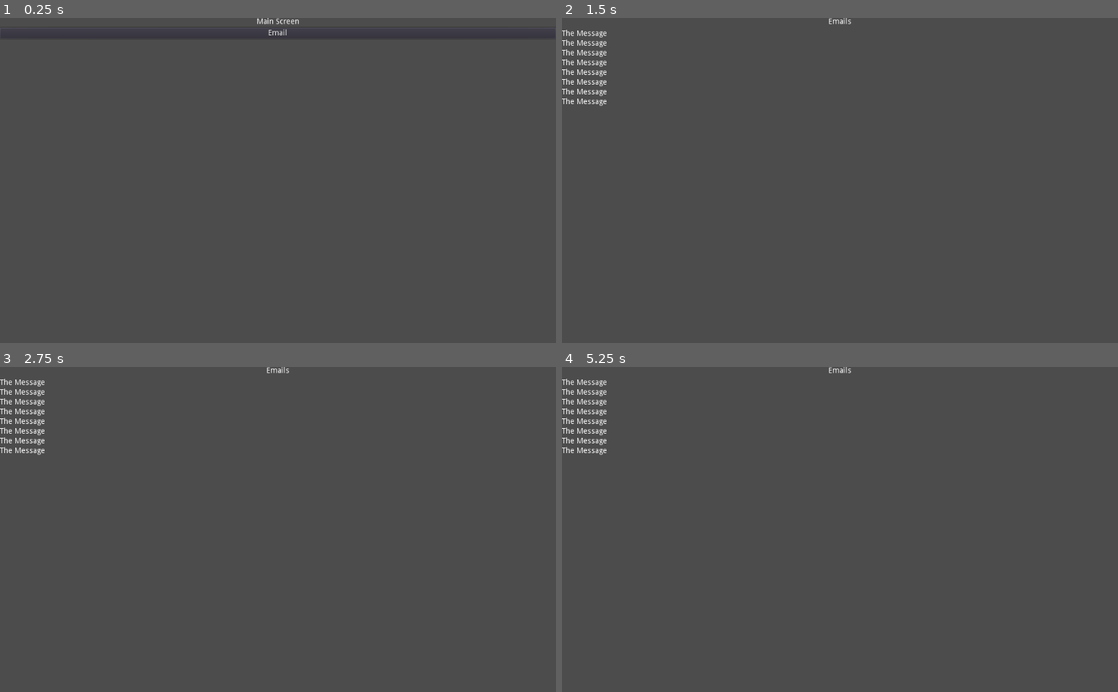
Above: before the commit, frames 1-4 (two rows, left to right).
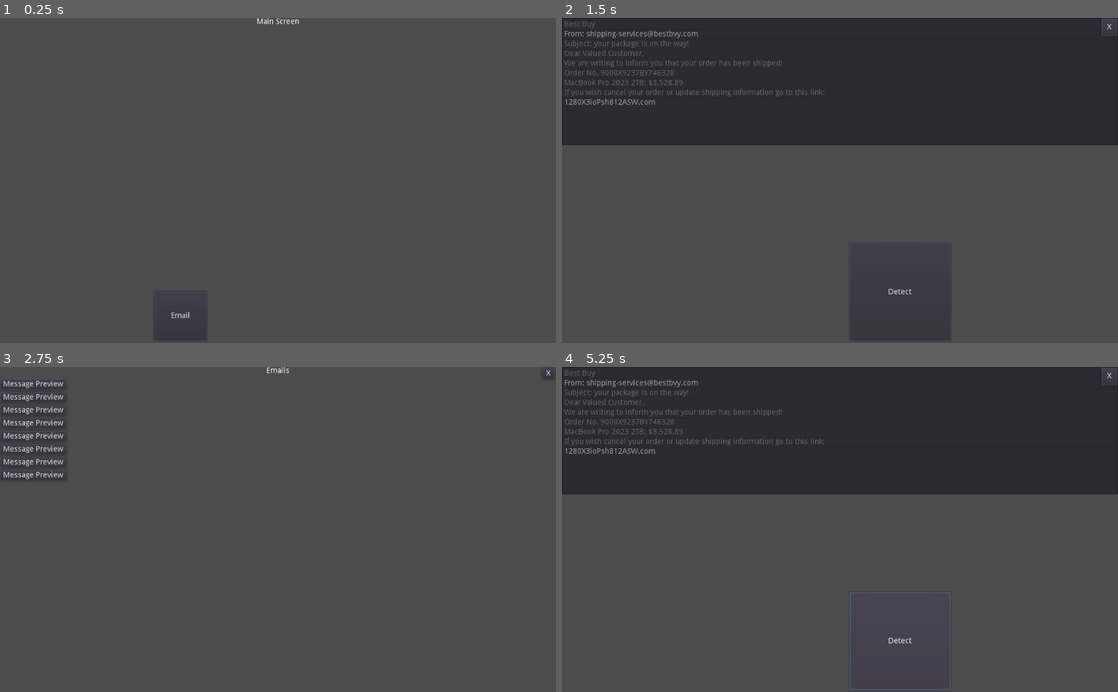
Above: after the commit, the same moments.

Repository: homorocethanj22/Spoofies
Game: Godot game, scene res://Main_UI.tscn
Same seed, same stepped clock (60 frames per second), same inputs: the game is played once before the commit and once after it.
Inputs (mouse positions are in pixels of both pictures, inside the frame that each line leads up to):
- Up to frame 1 (0.25 s): no input
- Up to frame 2 (1.5 s): click "Email" at 0.5 s; click (595, 34) at 1.25 s, where only the run after the commit has a clickable "Message Preview"
- Up to frame 3 (2.75 s): click (544, 376) at 2 s, where only the run after the commit has a clickable "X"
- Up to frame 4 (5.25 s): click (1112, 373) at 2.75 s, where only the run after the commit has a clickable "X"; click (739, 666) at 3.5 s, where only the run after the commit has a clickable "Email"; click (595, 383) at 4.25 s, where only the run after the commit has a clickable "Message Preview"; click (901, 640) at 5 s, where only the run after the commit has a clickable "Detect"

The runs differ from the first frame. In frame 1, less than 0.1% of the frame differs, in the area x 30-52%, y 3-93%; in frame 2, 38%; in frame 3, 1.3%; in frame 4, 38%, in the area x 0-100%, y 0-100%.

Commit message:
Add files via upload

Diff:
--- a/Main_UI.gd
+++ b/Main_UI.gd
@@ -2,4 +2,4 @@
 
 
 func _on_Button_pressed():
-	get_tree().change_scene("res://email.tscn")
+	get_tree().change_scene("res://email.tscn") # Open email app
--- a/Main_UI.tscn
+++ b/Main_UI.tscn
@@ -17,11 +17,12 @@
 text = "Main Screen"
 align = 1
 
-[node name="Button" type="Button" parent="Content"]
-margin_top = 18.0
-margin_right = 1024.0
-margin_bottom = 38.0
+[node name="Button" type="Button" parent="."]
+margin_left = 284.0
+margin_top = 505.0
+margin_right = 381.0
+margin_bottom = 596.0
 text = "Email"
 
-[connection signal="pressed" from="Content/Button" to="." method="_on_Button_pressed"]
-[connection signal="pressed" from="Content/Button" to="Content/Button" method="_on_Button_pressed"]
+[connection signal="pressed" from="Button" to="." method="_on_Button_pressed"]
+[connection signal="pressed" from="Button" to="Button" method="_on_Button_pressed"]
--- a/email.tscn
+++ b/email.tscn
@@ -1,10 +1,12 @@
-[gd_scene load_steps=2 format=2]
+[gd_scene load_steps=3 format=2]
 
 [ext_resource path="res://message.tscn" type="PackedScene" id=1]
+[ext_resource path="res://email_window.gd" type="Script" id=2]
 
-[node name="Control" type="Control"]
+[node name="Email_Window" type="Control"]
 anchor_right = 1.0
 anchor_bottom = 1.0
+script = ExtResource( 2 )
 
 [node name="Content" type="VBoxContainer" parent="."]
 anchor_right = 1.0
@@ -29,51 +31,61 @@
 size_flags_vertical = 3
 
 [node name="VBoxContainer" type="VBoxContainer" parent="Content/ScrollContainer"]
-margin_right = 83.0
+margin_right = 122.0
+margin_bottom = 188.0
+
+[node name="Control" parent="Content/ScrollContainer/VBoxContainer" instance=ExtResource( 1 )]
+anchor_bottom = 0.0
+margin_right = 122.0
+margin_bottom = 20.0
+
+[node name="Control2" parent="Content/ScrollContainer/VBoxContainer" instance=ExtResource( 1 )]
+anchor_bottom = 0.0
+margin_top = 24.0
+margin_right = 122.0
+margin_bottom = 44.0
+
+[node name="Control3" parent="Content/ScrollContainer/VBoxContainer" instance=ExtResource( 1 )]
+anchor_bottom = 0.0
+margin_top = 48.0
+margin_right = 122.0
+margin_bottom = 68.0
+
+[node name="Control4" parent="Content/ScrollContainer/VBoxContainer" instance=ExtResource( 1 )]
+anchor_bottom = 0.0
+margin_top = 72.0
+margin_right = 122.0
+margin_bottom = 92.0
+
+[node name="Control5" parent="Content/ScrollContainer/VBoxContainer" instance=ExtResource( 1 )]
+anchor_bottom = 0.0
+margin_top = 96.0
+margin_right = 122.0
+margin_bottom = 116.0
+
+[node name="Control6" parent="Content/ScrollContainer/VBoxContainer" instance=ExtResource( 1 )]
+anchor_bottom = 0.0
+margin_top = 120.0
+margin_right = 122.0
 margin_bottom = 140.0
 
-[node name="Control" parent="Content/ScrollContainer/VBoxContainer" instance=ExtResource( 1 )]
-anchor_right = 0.0
-margin_right = 83.0
-
-[node name="Control2" parent="Content/ScrollContainer/VBoxContainer" instance=ExtResource( 1 )]
-anchor_right = 0.0
-margin_top = 18.0
-margin_right = 83.0
-margin_bottom = 32.0
-
-[node name="Control3" parent="Content/ScrollContainer/VBoxContainer" instance=ExtResource( 1 )]
-anchor_right = 0.0
-margin_top = 36.0
-margin_right = 83.0
-margin_bottom = 50.0
-
-[node name="Control4" parent="Content/ScrollContainer/VBoxContainer" instance=ExtResource( 1 )]
-anchor_right = 0.0
-margin_top = 54.0
-margin_right = 83.0
-margin_bottom = 68.0
-
-[node name="Control5" parent="Content/ScrollContainer/VBoxContainer" instance=ExtResource( 1 )]
-anchor_right = 0.0
-margin_top = 72.0
-margin_right = 83.0
-margin_bottom = 86.0
-
-[node name="Control6" parent="Content/ScrollContainer/VBoxContainer" instance=ExtResource( 1 )]
-anchor_right = 0.0
-margin_top = 90.0
-margin_right = 83.0
-margin_bottom = 104.0
-
 [node name="Control7" parent="Content/ScrollContainer/VBoxContainer" instance=ExtResource( 1 )]
-anchor_right = 0.0
-margin_top = 108.0
-margin_right = 83.0
-margin_bottom = 122.0
+anchor_bottom = 0.0
+margin_top = 144.0
+margin_right = 122.0
+margin_bottom = 164.0
 
 [node name="Control8" parent="Content/ScrollContainer/VBoxContainer" instance=ExtResource( 1 )]
-anchor_right = 0.0
-margin_top = 126.0
-margin_right = 83.0
-margin_bottom = 140.0
+anchor_bottom = 0.0
+margin_top = 168.0
+margin_right = 122.0
+margin_bottom = 188.0
+
+[node name="Button" type="Button" parent="."]
+margin_left = 998.0
+margin_top = 2.0
+margin_right = 1022.0
+margin_bottom = 23.0
+text = "X"
+
+[connection signal="pressed" from="Button" to="." method="_on_Button_pressed"]
--- /dev/null
+++ b/email_message.gd
@@ -0,0 +1,53 @@
+extends Control
+
+onready var email_elements = $email_elements
+onready var detect = $Detect
+var suspicious_lines = []
+var detection_mode = false
+var email = ["Best Buy",
+"From: shipping-services@bestbvy.com",
+"Subject: your package is on the way!",
+"Dear Valued Customer,",
+"We are writing to inform you that your order has been shipped!",
+"Order No. 9000X9237BY746328",
+"MacBook Pro 2023 2TB: $3,528.89",
+"If you wish cancel your order or update shipping information go to this link:",
+"1280X3ioPsh812ASW.com"]
+
+
+
+func _ready():
+	detect.connect("toggled", self, "_on_Detect_toggled")
+	email_elements.connect("item_selected", self, "_on_email_elements_item_selected")
+	set_bad_lines()
+
+func set_bad_lines():
+	suspicious_lines = [1, 8]
+
+func _on_Button_pressed():
+	get_tree().change_scene("res://email.tscn")
+
+func _on_Detect_toggled(button_pressed):
+	detection_mode = !detection_mode
+	detect.text = "Cancel Detect" if detection_mode else "Detect"
+	if not detection_mode:
+		# Reset the selections made by the user
+		email_elements.unselect_all()
+	#update email content
+	update_email_content_interactivity()
+
+func update_email_content_interactivity():
+	# Update the email content to be interactive based on detection mode
+	# For instance, disable link following in a RichTextLabel
+	for element in email_elements:
+		element.set_interactive(detection_mode)
+		print("updated!!!")
+
+func _on_email_elements_item_selected(index):
+	if detection_mode:
+		# The user clicked on an element in detection mode
+		if index in suspicious_lines:
+			email_elements.set_item_custom_bg_color(index, Color(1, 0, 0, 0.5))  # Red with some transparency
+			print("Suspicious element detected!")
+		else:
+			print("This element is not considered suspicious.")
--- /dev/null
+++ b/email_message.tscn
@@ -0,0 +1,35 @@
+[gd_scene load_steps=3 format=2]
+
+[ext_resource path="res://email_message.gd" type="Script" id=1]
+
+[sub_resource type="Theme" id=1]
+
+[node name="Control" type="Control"]
+anchor_right = 1.0
+anchor_bottom = 1.0
+script = ExtResource( 1 )
+
+[node name="email_elements" type="ItemList" parent="."]
+margin_right = 1024.0
+margin_bottom = 235.0
+items = [ "Best Buy", null, true, "From: shipping-services@bestbvy.com", null, false, "Subject: your package is on the way!", null, true, "Dear Valued Customer,", null, true, "We are writing to inform you that your order has been shipped!", null, true, "Order No. 9000X9237BY746328", null, true, "MacBook Pro 2023 2TB: $3,528.89", null, true, "If you wish cancel your order or update shipping information go to this link:", null, true, "1280X3ioPsh812ASW.com ", null, false ]
+max_text_lines = 20
+
+[node name="Button" type="Button" parent="."]
+margin_left = 993.0
+margin_top = 1.0
+margin_right = 1023.0
+margin_bottom = 34.0
+text = "X"
+
+[node name="Detect" type="Button" parent="."]
+margin_left = 530.0
+margin_top = 416.0
+margin_right = 716.0
+margin_bottom = 596.0
+theme = SubResource( 1 )
+text = "Detect"
+
+[connection signal="item_selected" from="email_elements" to="." method="_on_email_elements_item_selected"]
+[connection signal="pressed" from="Button" to="." method="_on_Button_pressed"]
+[connection signal="toggled" from="Detect" to="." method="_on_Detect_toggled"]
--- /dev/null
+++ b/email_window.gd
@@ -0,0 +1,4 @@
+extends Control
+
+func _on_Button_pressed():
+	get_tree().change_scene("res://Main_UI.tscn") # Exit/back button
--- /dev/null
+++ b/message.gd
@@ -0,0 +1,4 @@
+extends HBoxContainer
+
+func _on_Button_pressed():
+	get_tree().change_scene("res://email_message.tscn") # Open email message
--- a/message.tscn
+++ b/message.tscn
@@ -1,12 +1,15 @@
-[gd_scene format=2]
+[gd_scene load_steps=2 format=2]
+
+[ext_resource path="res://message.gd" type="Script" id=1]
 
 [node name="Control" type="HBoxContainer"]
-anchor_right = 1.0
-margin_bottom = 14.0
+anchor_bottom = 1.0
+margin_right = 209.0
+script = ExtResource( 1 )
 
-[node name="Label" type="Label" parent="."]
-margin_right = 1024.0
-margin_bottom = 14.0
-size_flags_horizontal = 3
-size_flags_vertical = 6
-text = "The Message"
+[node name="Button" type="Button" parent="."]
+margin_right = 122.0
+margin_bottom = 600.0
+text = "Message Preview"
+
+[connection signal="pressed" from="Button" to="." method="_on_Button_pressed"]
